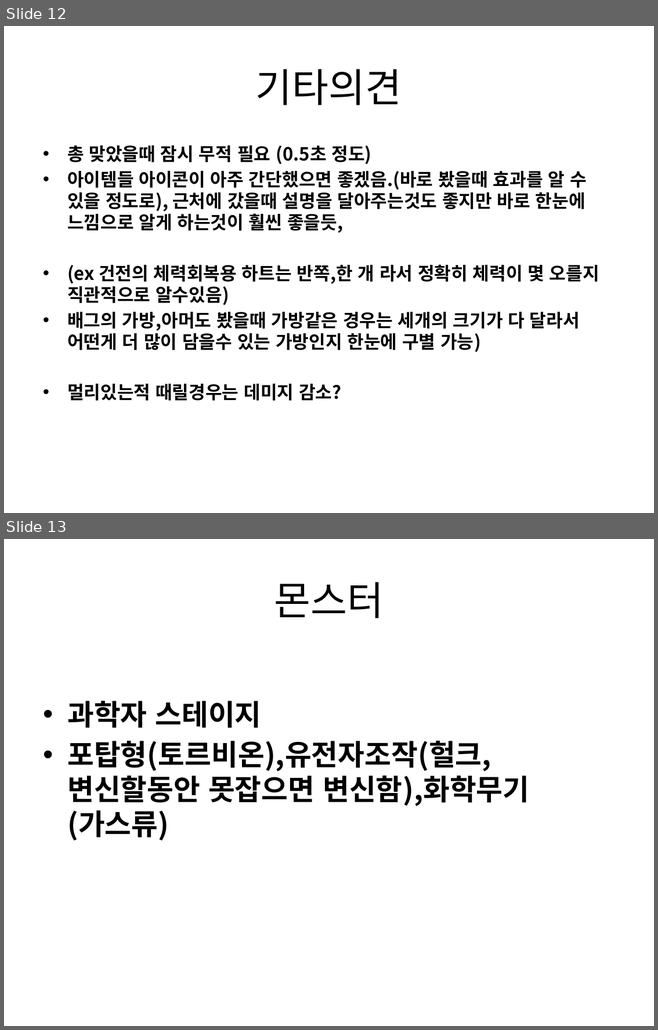
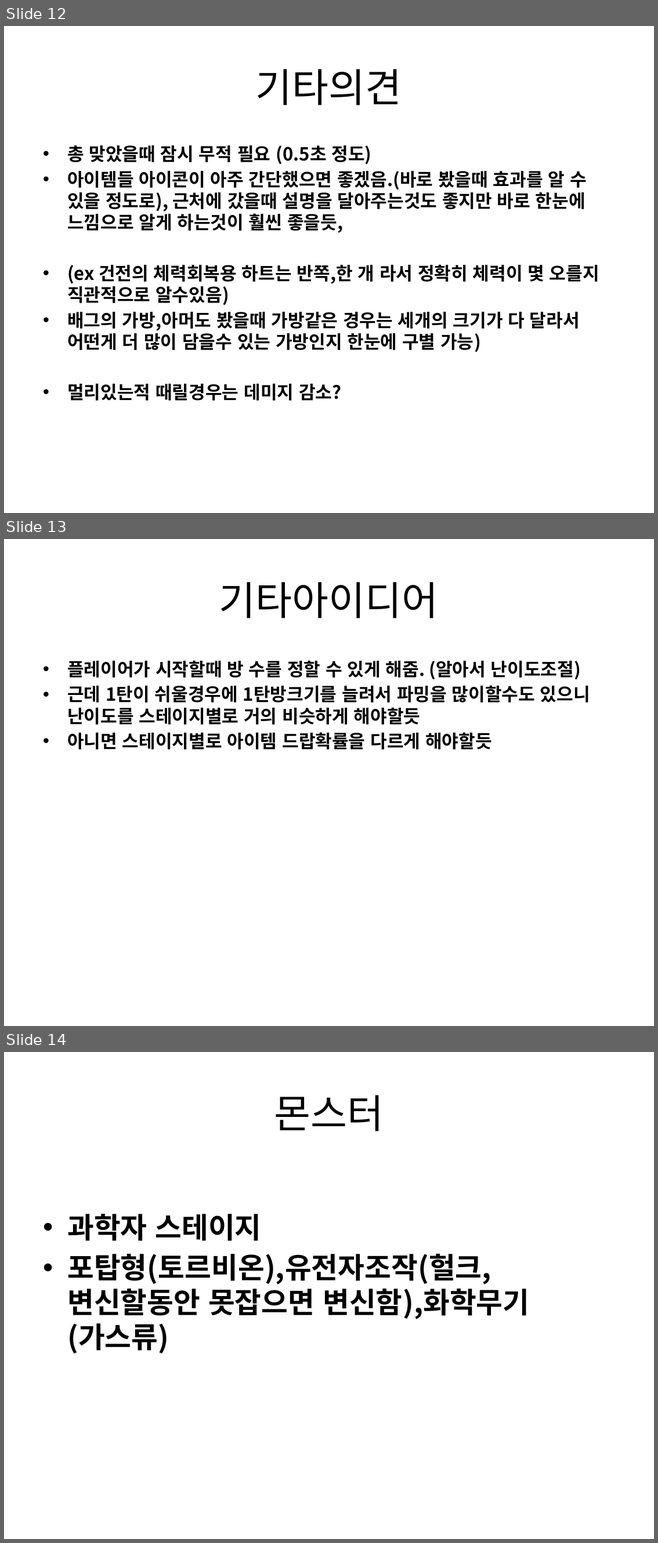
Before and after one commit to gkdlgndpdu/EscapeJail, a slide deck: EscapeJail/Assets/기획/스테이지1기획.pptx. Shown one above the other, each under a label of ours: slides 12 and 13 before the commit, slides 12, 13 and 14 after it. The pictures are 658x1030 and 658x1543 pixels, drawn with LibreOffice and Linux fonts; fonts in the diff are those of the drawing. Boxes give left, top, right and bottom in pixels: in the first picture for what was removed or moved away, otherwise in the second. Text is boxed around its words. In the diff, an @@ line names an element or a change of style, - is before the commit and + after.

```diff
--- a/EscapeJail/Assets/기획/스테이지1기획.pptx
+++ b/EscapeJail/Assets/기획/스테이지1기획.pptx
@@ slide 13 added at (4,539,654,1026), background #FFFFFF @@
@@ title added at (219,582,438,618), 44 pt, text #000000 @@
+기타아이디어
@@ text added at (67,660,590,750), 20 pt, text #000000, bold @@
+• 플레이어가 시작할때 방 수를 정할 수 있게 해줌. (알아서 난이도조절)
+• 근데 1탄이 쉬울경우에 1탄방크기를 늘려서 파밍을 많이할수도 있으니 난이도를 스테이지별로 거의 비슷하게 해야할듯
+• 아니면 스테이지별로 아이템 드랍확률을 다르게 해야할듯
@@ what was slide 13 is now slide 14 @@
```
Also in this commit, not shown: 41 other files.
